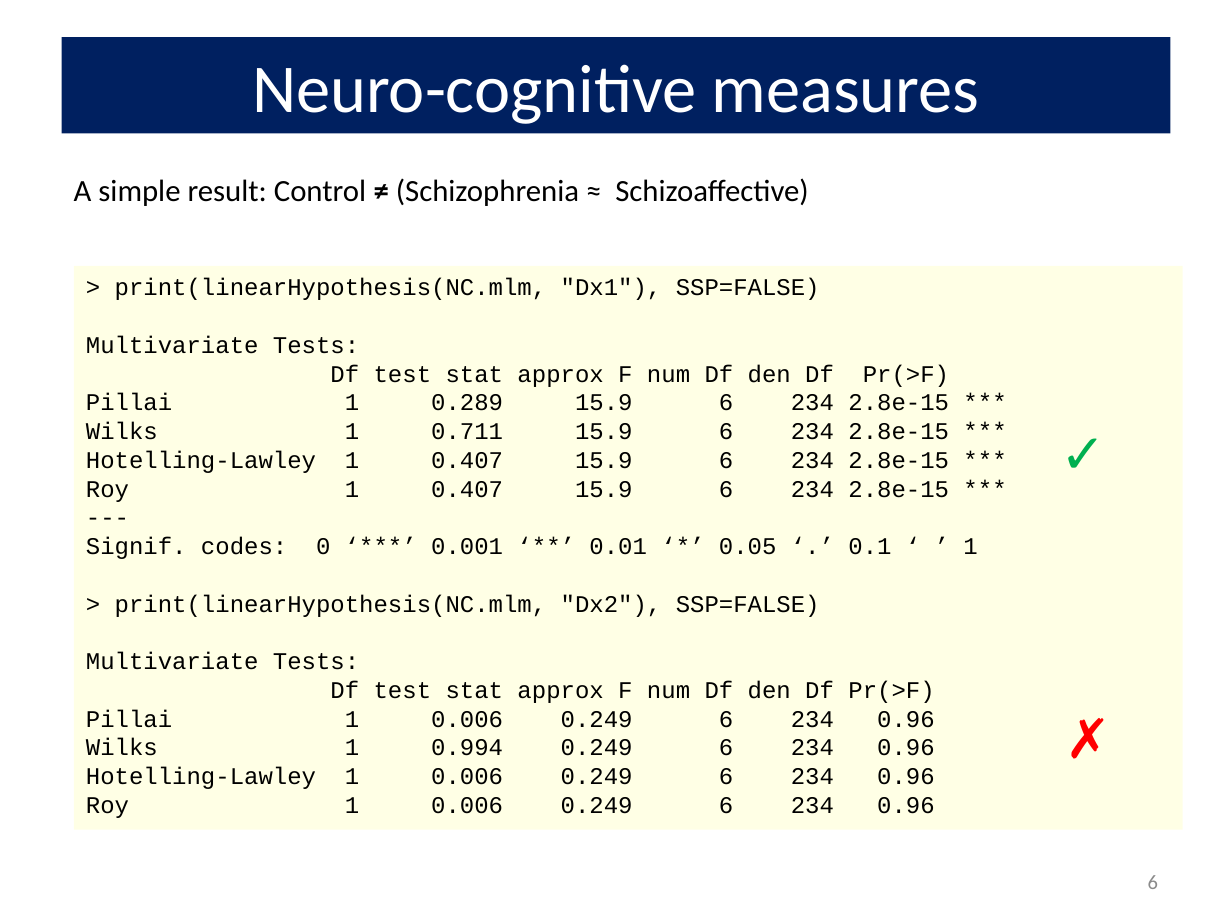
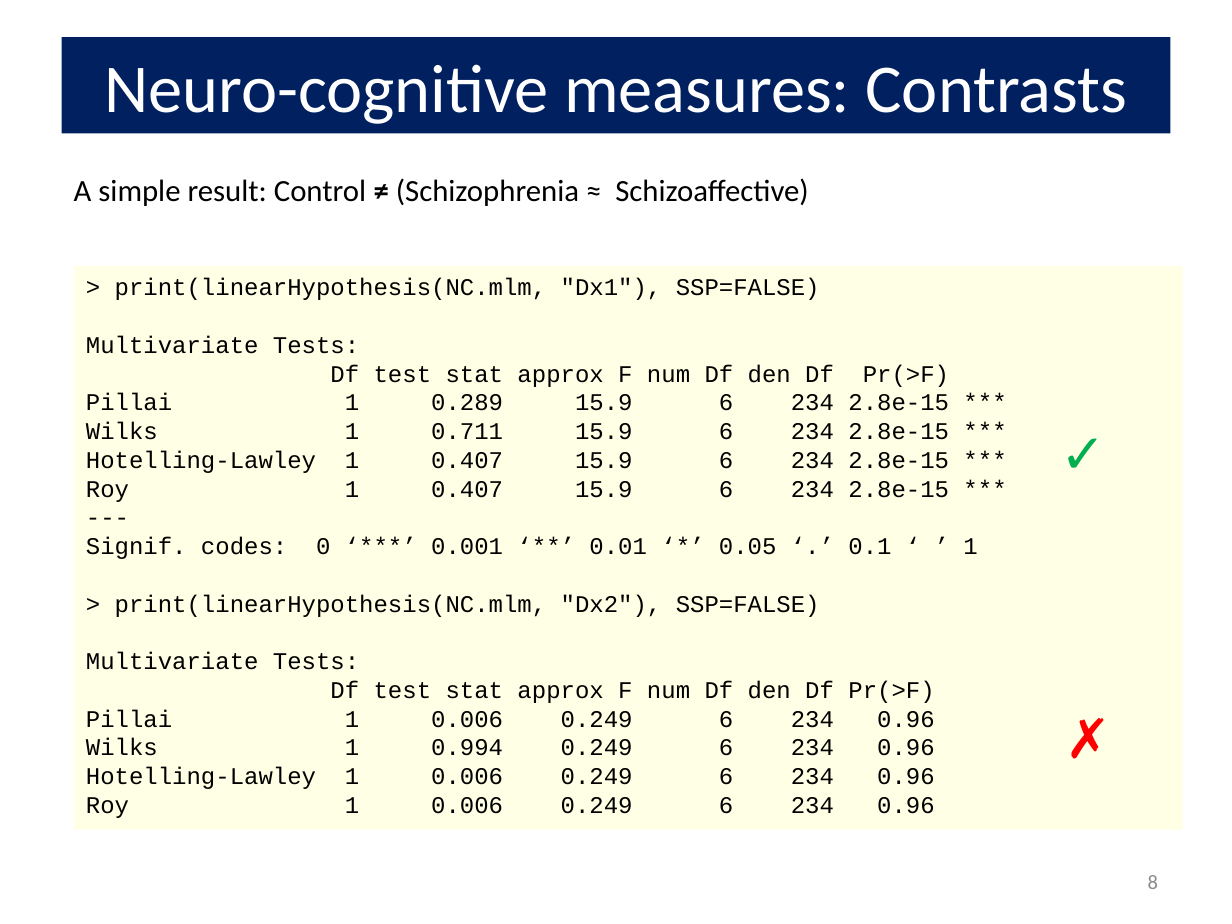
Before and after one commit to friendly/VisMLM-course, a slide deck: slide 8 of lectures/lecture3.pptx (slide 6 before the commit). Drawn at 1232x924 pixels with LibreOffice and Linux fonts; fonts in the diff are those of the drawing. Boxes give left, top, right and bottom in pixels: in the first picture for what was removed or moved away, otherwise in the second. Text is boxed around its words. In the diff, an @@ line names an element or a change of style, - is before the commit and + after.

```diff
--- a/lectures/lecture3.pptx
+++ b/lectures/lecture3.pptx
@@ title at (105,64,1126,124): text changed @@
-Neuro-cognitive measures
+Neuro-cognitive measures: Contrasts
@@ page number at (1148,875,1158,889): text changed @@
-6
+8
```
Also in this commit, not shown: 4 other slides changed, 4 slides added, 4 other files.
